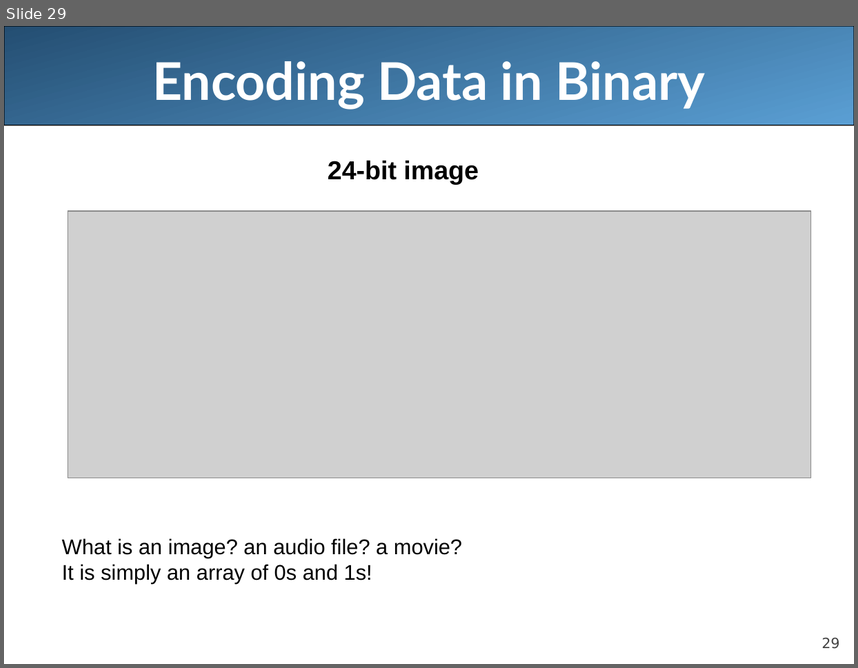
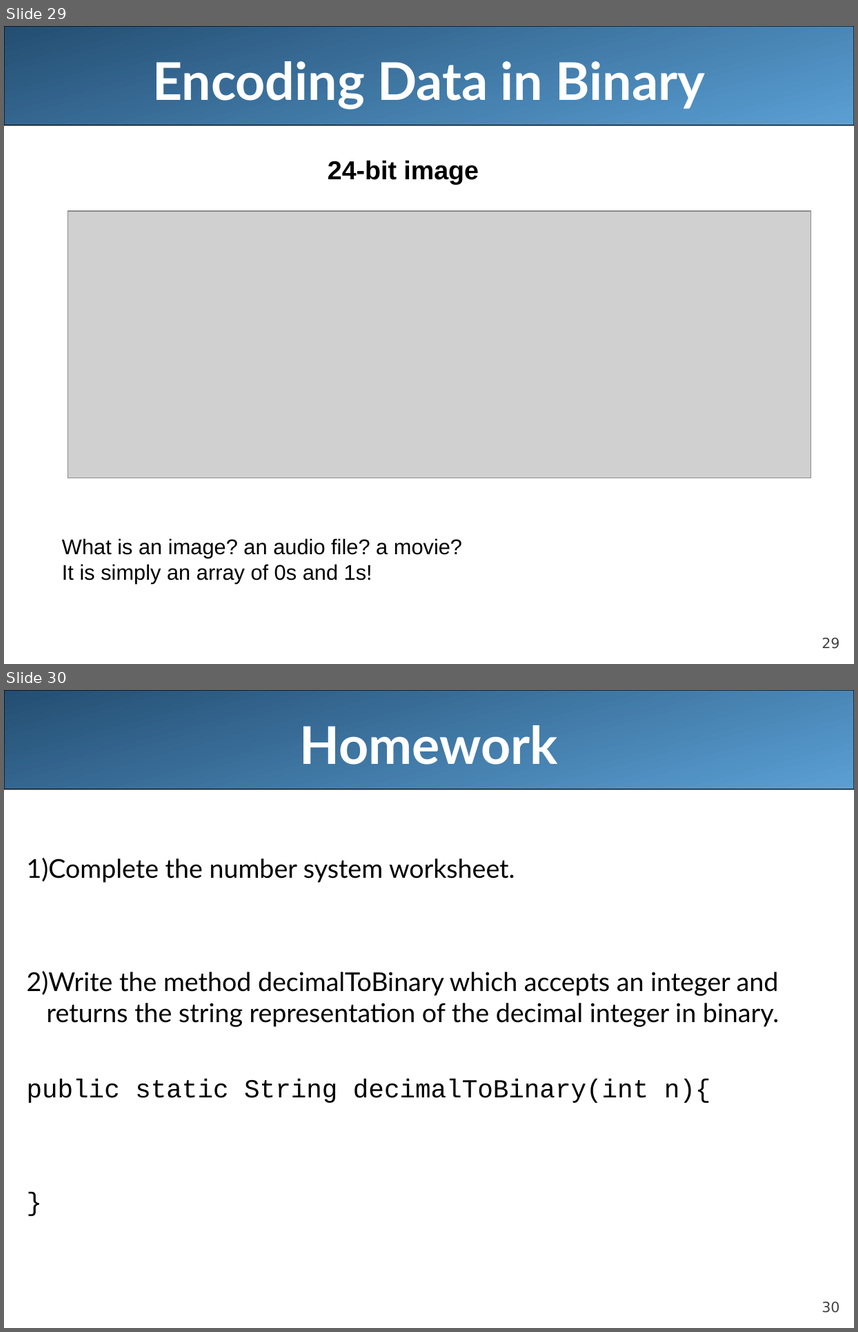
Before and after one commit to LongBaoNguyen/longbaonguyen.github.io, a slide deck: courses/apcsa/lecture22.ppt. Shown one above the other, each under a label of ours: slide 29 before the commit, slides 29 and 30 after it. The pictures are 858x668 and 858x1332 pixels, drawn with LibreOffice and Linux fonts; fonts in the diff are those of the drawing; grey boxes stand for pictures. Boxes give left, top, right and bottom in pixels: in the first picture for what was removed or moved away, otherwise in the second. Text is boxed around its words. In the diff, an @@ line names an element or a change of style, - is before the commit and + after.

```diff
--- a/courses/apcsa/lecture22.ppt
+++ b/courses/apcsa/lecture22.ppt
@@ slide 30 added at box(4, 690, 854, 1328), background #FFFFFF; not listed: 2 template elements that a slide beside it also shows @@
@@ title added at box(300, 725, 558, 765), 44 pt, text #FFFFFF, bold @@
+Homework
@@ text added at box(27, 858, 779, 1103), 22 pt, text #000000 @@
+1) Complete the number system worksheet.
+2) Write the method decimalToBinary which accepts an integer and returns the string representation of the decimal integer in binary.
+public static String decimalToBinary(int n){
+}
```
Also in this commit, not shown: 1 other file.
